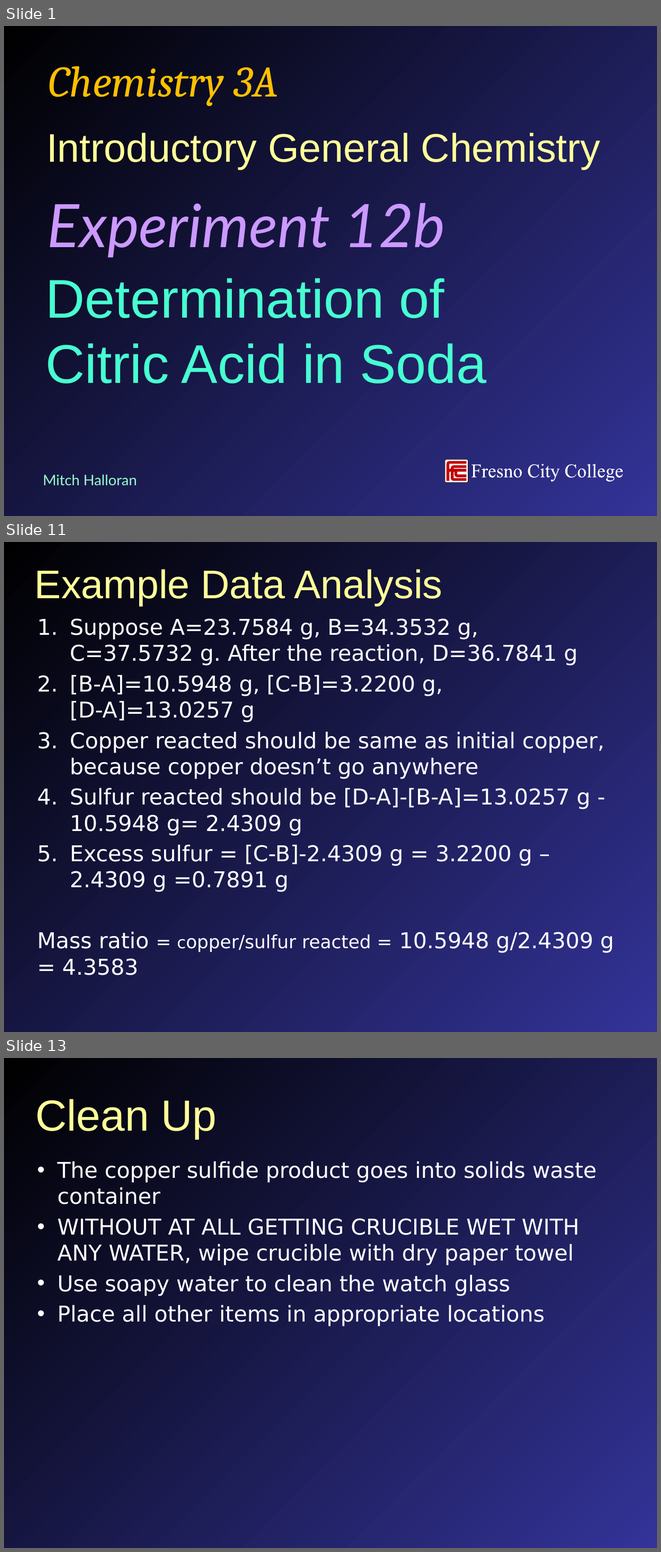
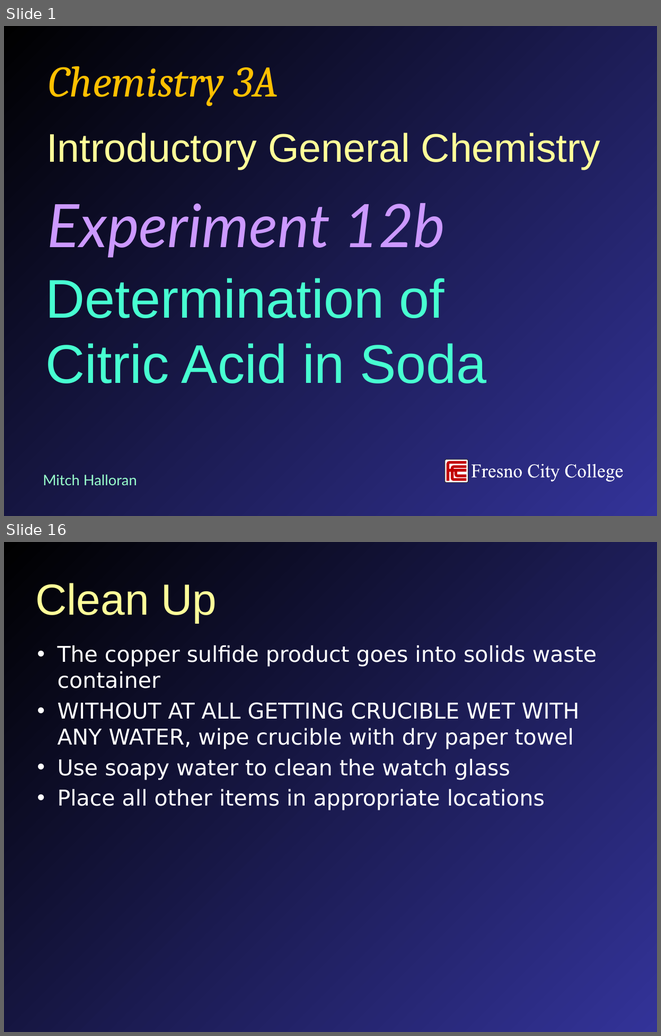
Before and after one commit to mavigozler/mavigozler.github.io, a slide deck: Teaching/Chemistry/Labs/FCC Chem 3A Expt 12b Determination of Citric Acid in Soda.pptx. Shown one above the other, each under a label of ours: slides 1, 11 and 13 before the commit, slides 1 and 16 after it; the slides between them are not shown. The pictures are 661x1552 and 661x1036 pixels, drawn with LibreOffice and Linux fonts; fonts in the diff are those of the drawing. Boxes give left, top, right and bottom in pixels: in the first picture for what was removed or moved away, otherwise in the second. Text is boxed around its words. In the diff, an @@ line names an element or a change of style, - is before the commit and + after.

```diff
--- a/Teaching/Chemistry/Labs/FCC Chem 3A Expt 12b Determination of Citric Acid in Soda.pptx
+++ b/Teaching/Chemistry/Labs/FCC Chem 3A Expt 12b Determination of Citric Acid in Soda.pptx
@@ slide 11 removed at <box>4,542,657,1032</box>, background gradient #000000 to #333399 @@
@@ title removed at <box>35,569,442,606</box> @@
-Example Data Analysis
@@ text removed at <box>37,618,614,975</box> @@
-1. Suppose A=23.7584 g, B=34.3532 g,
-   C=37.5732 g. After the reaction, D=36.7841 g
-2. [B-A]=10.5948 g, [C-B]=3.2200 g,
-   [D-A]=13.0257 g
-3. Copper reacted should be same as initial copper, because copper doesn’t go anywhere
-4. Sulfur reacted should be [D-A]-[B-A]=13.0257 g - 10.5948 g= 2.4309 g
-5. Excess sulfur = [C-B]-2.4309 g = 3.2200 g – 2.4309 g =0.7891 g
-Mass ratio = copper/sulfur reacted = 10.5948 g/2.4309 g
-= 4.3583
@@ what was slide 13 is now slide 16 @@
```
Also in this commit, not shown: 5 slides changed, 9 slides added, 5 other slides removed, 6 other files.
